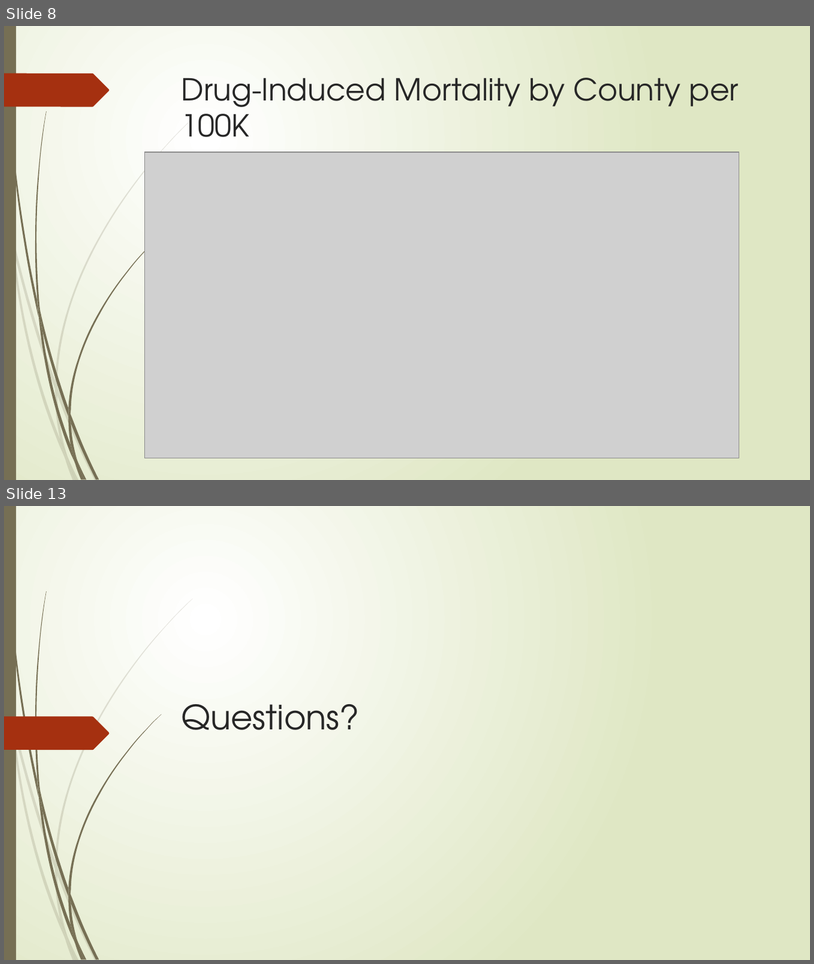
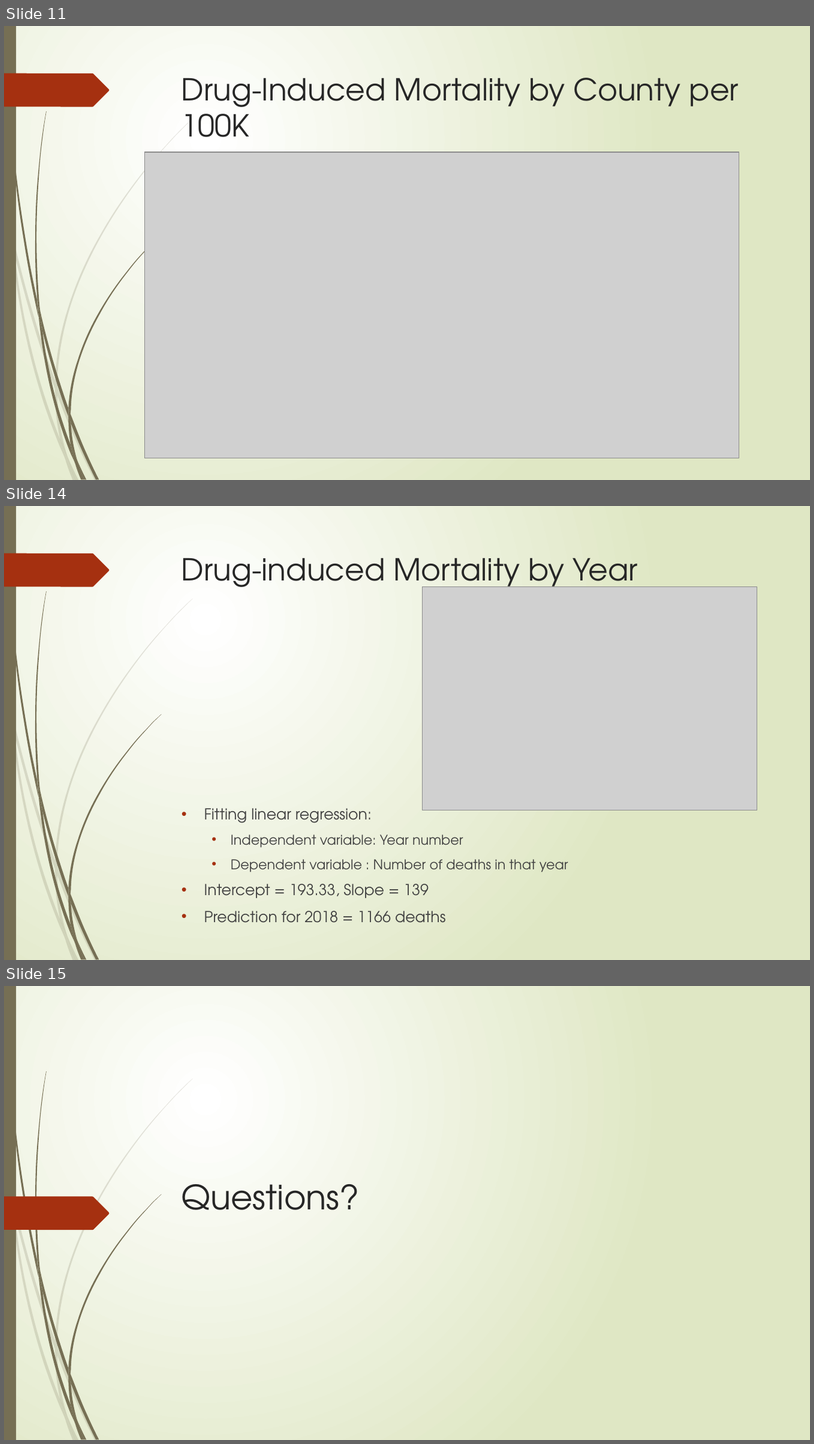
Before and after one commit to yayunl/DataViz-Project1, a slide deck: Drug Mortality and Socio-Economic conditions in Connecticut.pptx. Shown one above the other, each under a label of ours: slides 8 and 13 before the commit, slides 11, 14 and 15 after it; the slides between them are not shown. The pictures are 814x964 and 814x1444 pixels, drawn with LibreOffice and Linux fonts; fonts in the diff are those of the drawing; grey boxes stand for pictures. Boxes give left, top, right and bottom in pixels: in the first picture for what was removed or moved away, otherwise in the second. Text is boxed around its words. In the diff, an @@ line names an element or a change of style, - is before the commit and + after.

Commit message:
Updated slides with regression and correlation

```diff
--- a/Drug Mortality and Socio-Economic conditions in Connecticut.pptx
+++ b/Drug Mortality and Socio-Economic conditions in Connecticut.pptx
@@ slide 14 added at box(4, 506, 810, 960), background gradient #FFFFFF to #DFE8C4; not listed: 24 template elements that a slide beside it also shows @@
@@ title added at box(182, 558, 638, 595), 36 pt, text #262626 @@
+Drug-induced Mortality by Year
@@ picture added at box(423, 586, 757, 810) @@
@@ text added at box(204, 808, 569, 922), 18 pt, text #404040 @@
+• Fitting linear regression:
+  • Independent variable: Year number
+  • Dependent variable : Number of deaths in that year
+• Intercept = 193.33, Slope = 139
+• Prediction for 2018 = 1166 deaths
@@ what was slide 8 is now slide 11 @@
@@ what was slide 13 is now slide 15 @@
```
Also in this commit, not shown: 1 slide changed, 1 other slide added.
